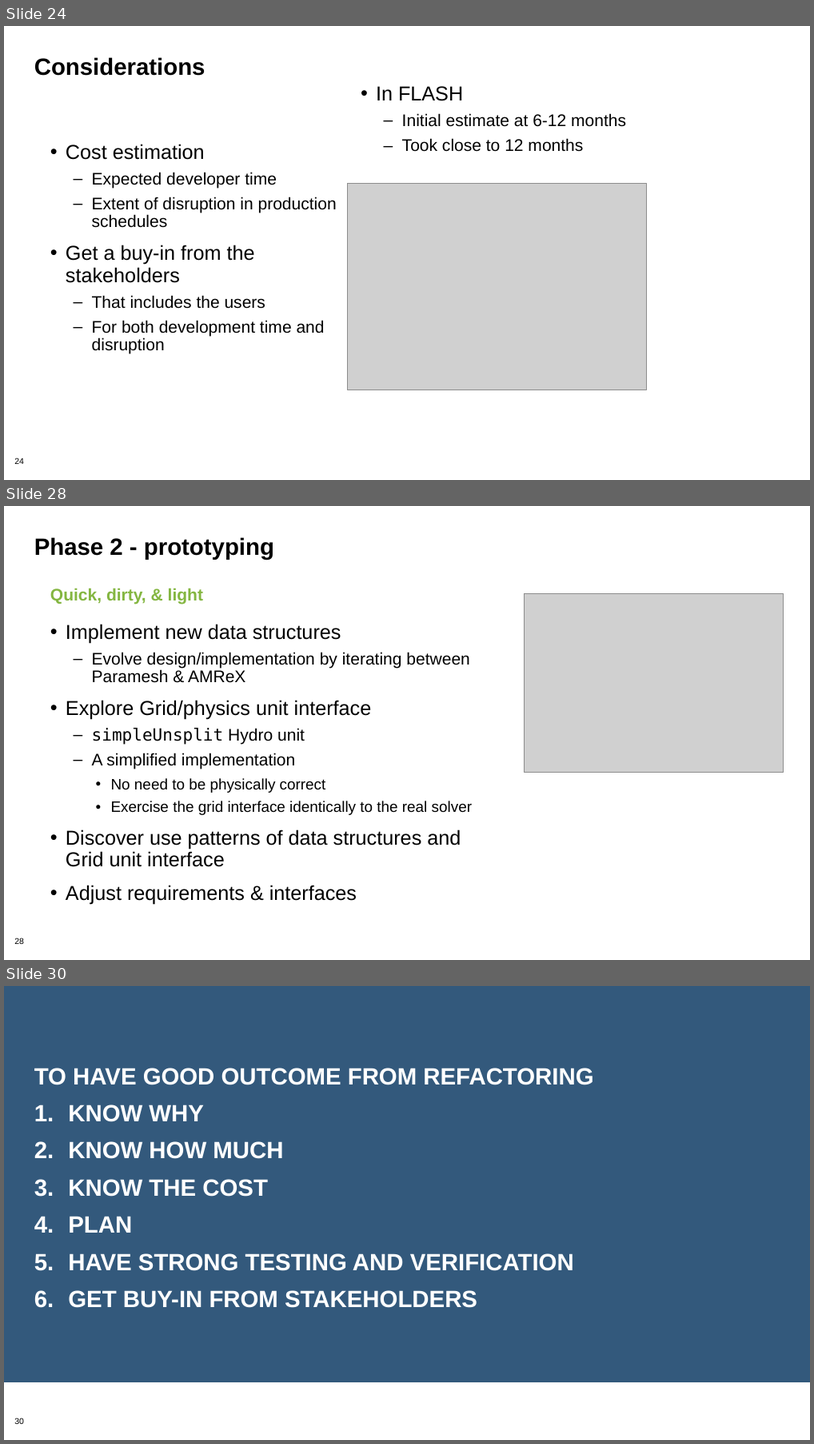
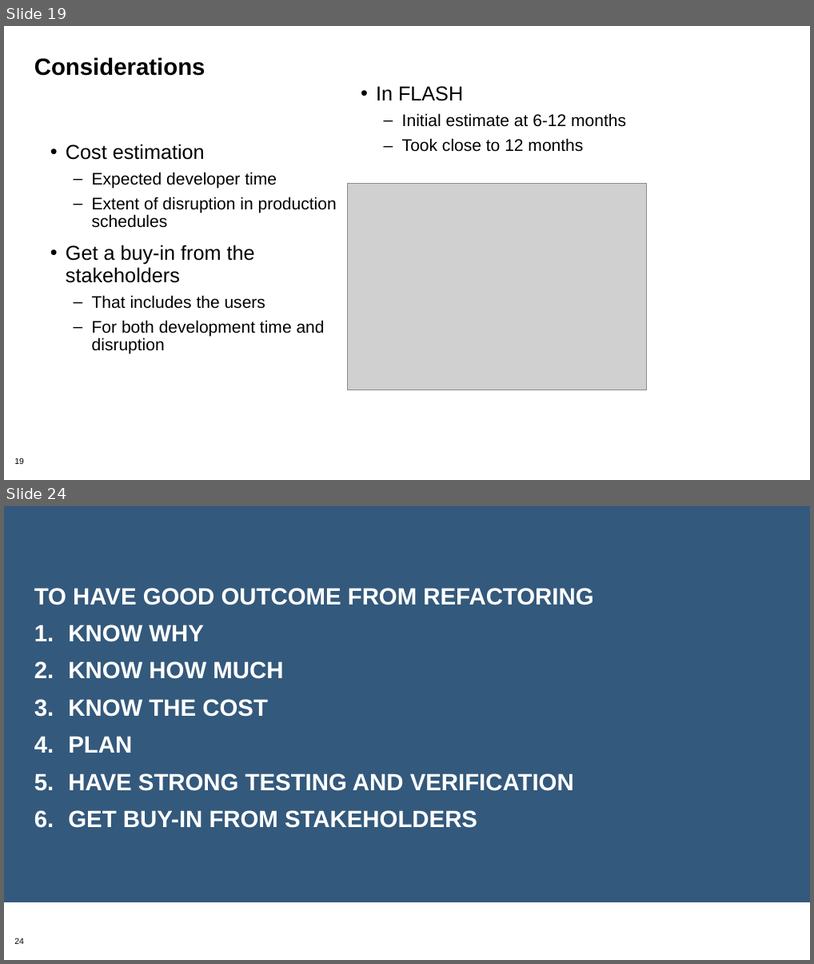
Before and after one commit to bssw-tutorial/presentations, a slide deck: refactoring.pptx. Shown one above the other, each under a label of ours: slides 24, 28 and 30 before the commit, slides 19 and 24 after it; the slides between them are not shown. The pictures are 814x1444 and 814x964 pixels, drawn with LibreOffice and Linux fonts; fonts in the diff are those of the drawing; grey boxes stand for pictures; background and template pictures are left out. Boxes give left, top, right and bottom in pixels: in the first picture for what was removed or moved away, otherwise in the second. Text is boxed around its words. In the diff, an @@ line names an element or a change of style, - is before the commit and + after.

```diff
--- a/refactoring.pptx
+++ b/refactoring.pptx
@@ slide 28 removed at box(4, 506, 810, 960), background #FFFFFF; not listed: 1 template element that a slide beside it also shows @@
@@ title removed at box(34, 537, 274, 560) @@
-Phase 2 - prototyping
@@ text removed at box(50, 588, 203, 604) @@
-Quick, dirty, & light
@@ picture removed at box(524, 594, 784, 772) @@
@@ text removed at box(66, 624, 472, 904) @@
-• Implement new data structures
-  – Evolve design/implementation by iterating between Paramesh & AMReX
-• Explore Grid/physics unit interface
-  – simpleUnsplit Hydro unit
-  – A simplified implementation
-    • No need to be physically correct
-    • Exercise the grid interface identically to the real solver
-• Discover use patterns of data structures and Grid unit interface
-• Adjust requirements & interfaces
@@ what was slide 24 is now slide 19 @@
@@ page number at box(14, 457, 24, 464): text changed @@
-24
+19
@@ what was slide 30 is now slide 24 @@
@@ page number at box(14, 937, 24, 944): text changed @@
-30
+24
```
Also in this commit, not shown: 3 slides changed, 5 slides added, 9 other slides removed, 3 other files.
